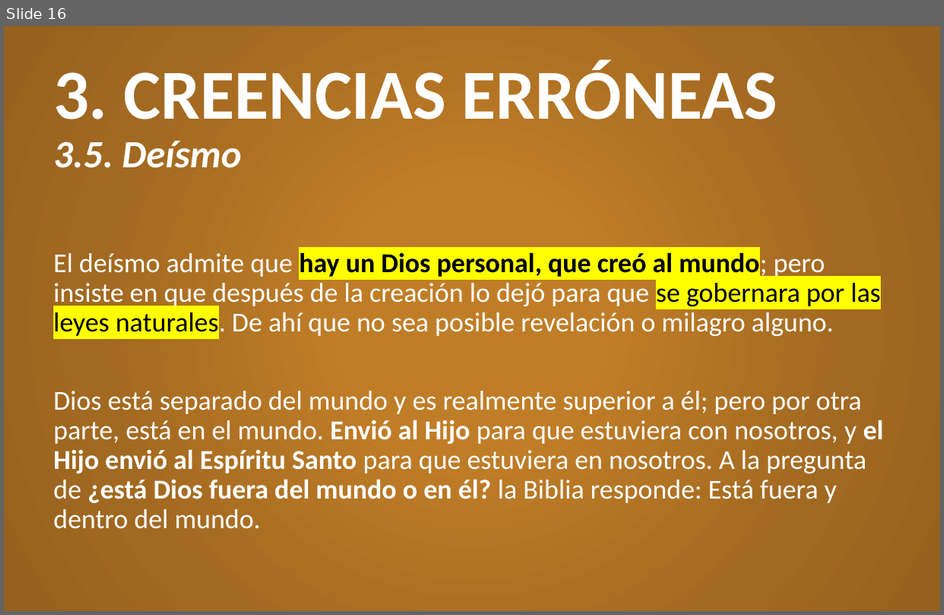
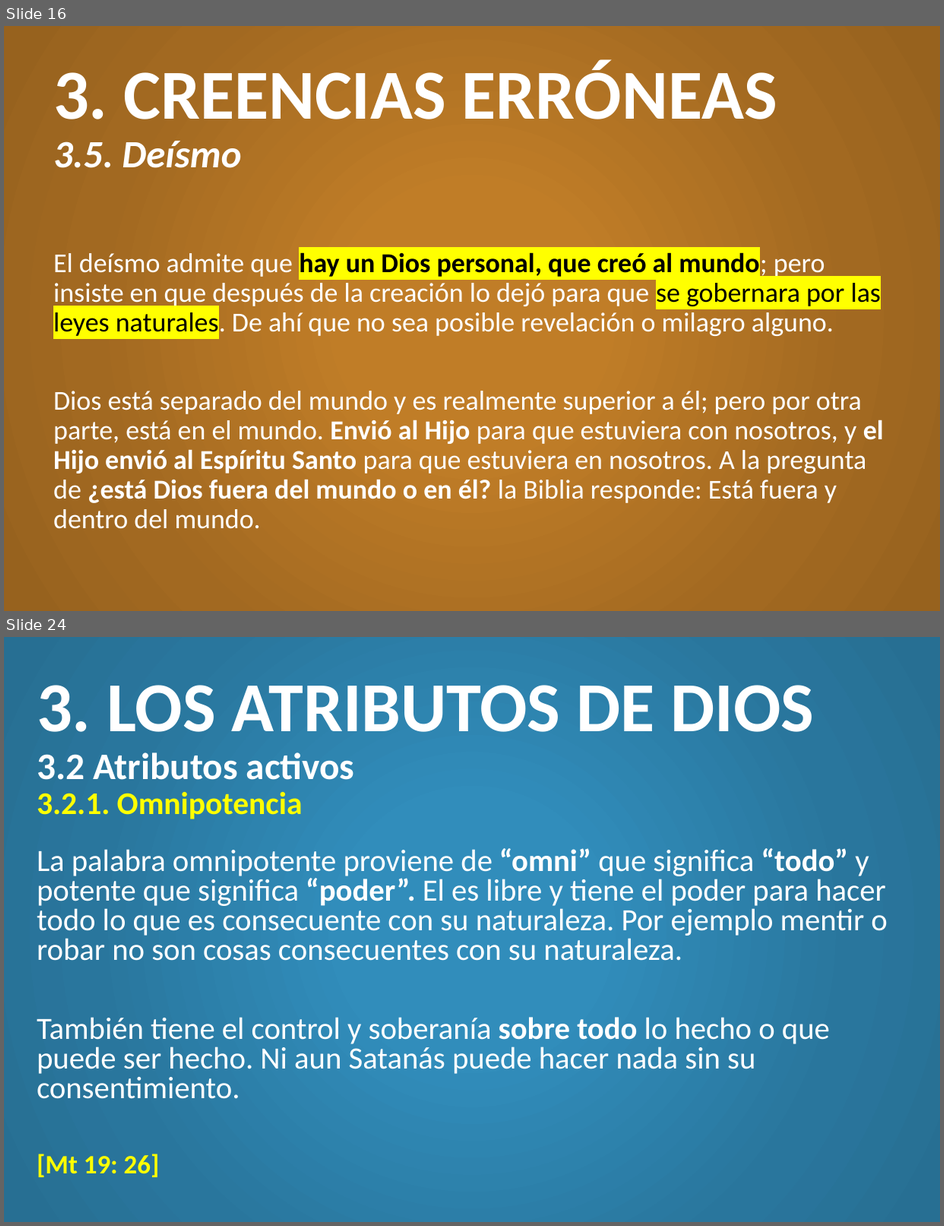
Before and after one commit to CreyTuning/documents, a slide deck: slideshow/Teologia Sistematica y Biblica - Myer Pearlman/Clases/4. Dios.pptx. Shown one above the other, each under a label of ours: slide 16 before the commit, slides 16 and 24 after it; the slides between them are not shown. The pictures are 944x615 and 944x1226 pixels, drawn with LibreOffice and Linux fonts; fonts in the diff are those of the drawing. Boxes give left, top, right and bottom in pixels: in the first picture for what was removed or moved away, otherwise in the second. Text is boxed around its words. In the diff, an @@ line names an element or a change of style, - is before the commit and + after.

Commit message:
4. Dios (Parte 2) y Examen 1

```diff
--- a/slideshow/Teologia Sistematica y Biblica - Myer Pearlman/Clases/4. Dios.pptx
+++ b/slideshow/Teologia Sistematica y Biblica - Myer Pearlman/Clases/4. Dios.pptx
@@ slide 24 added at (4, 637, 940, 1222), background gradient #318DBB to #29769D to #276F93 @@
@@ title added at (37, 685, 814, 819), 54 pt, text #FFFFFF, bold @@
+3. LOS ATRIBUTOS DE DIOS
+3.2 Atributos activos
+3.2.1. Omnipotencia
@@ text added at (37, 848, 887, 1177), 23.8 pt, text #FFFFFF @@
+La palabra omnipotente proviene de “omni” que significa “todo” y potente que significa “poder”. El es libre y tiene el poder para hacer todo lo que es consecuente con su naturaleza. Por ejemplo mentir o robar no son cosas consecuentes con su naturaleza.
+También tiene el control y soberanía sobre todo lo hecho o que puede ser hecho. Ni aun Satanás puede hacer nada sin su consentimiento.
+[Mt 19: 26]
```
Also in this commit, not shown: 11 other slides added, 2 other files.
